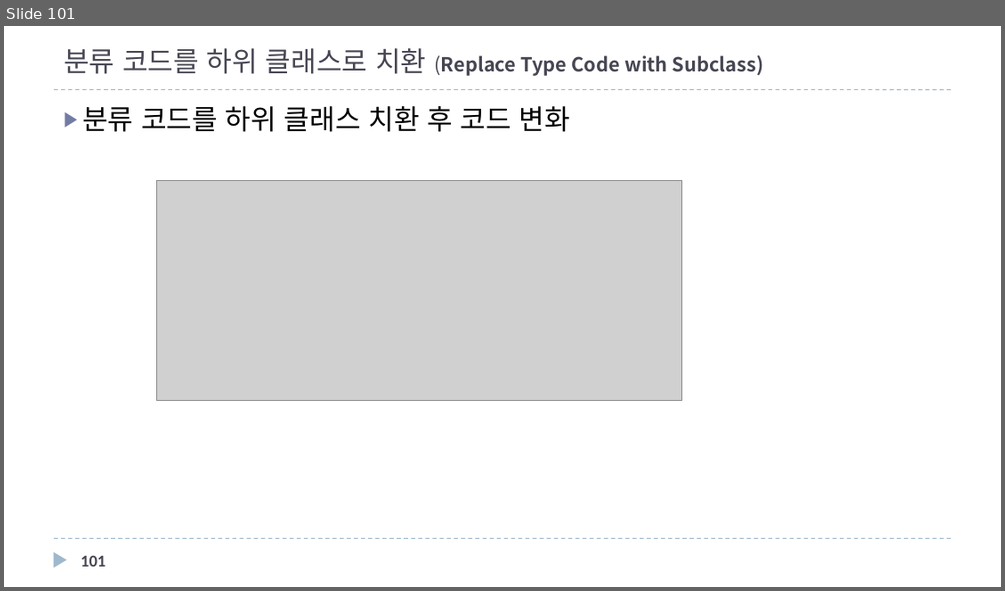
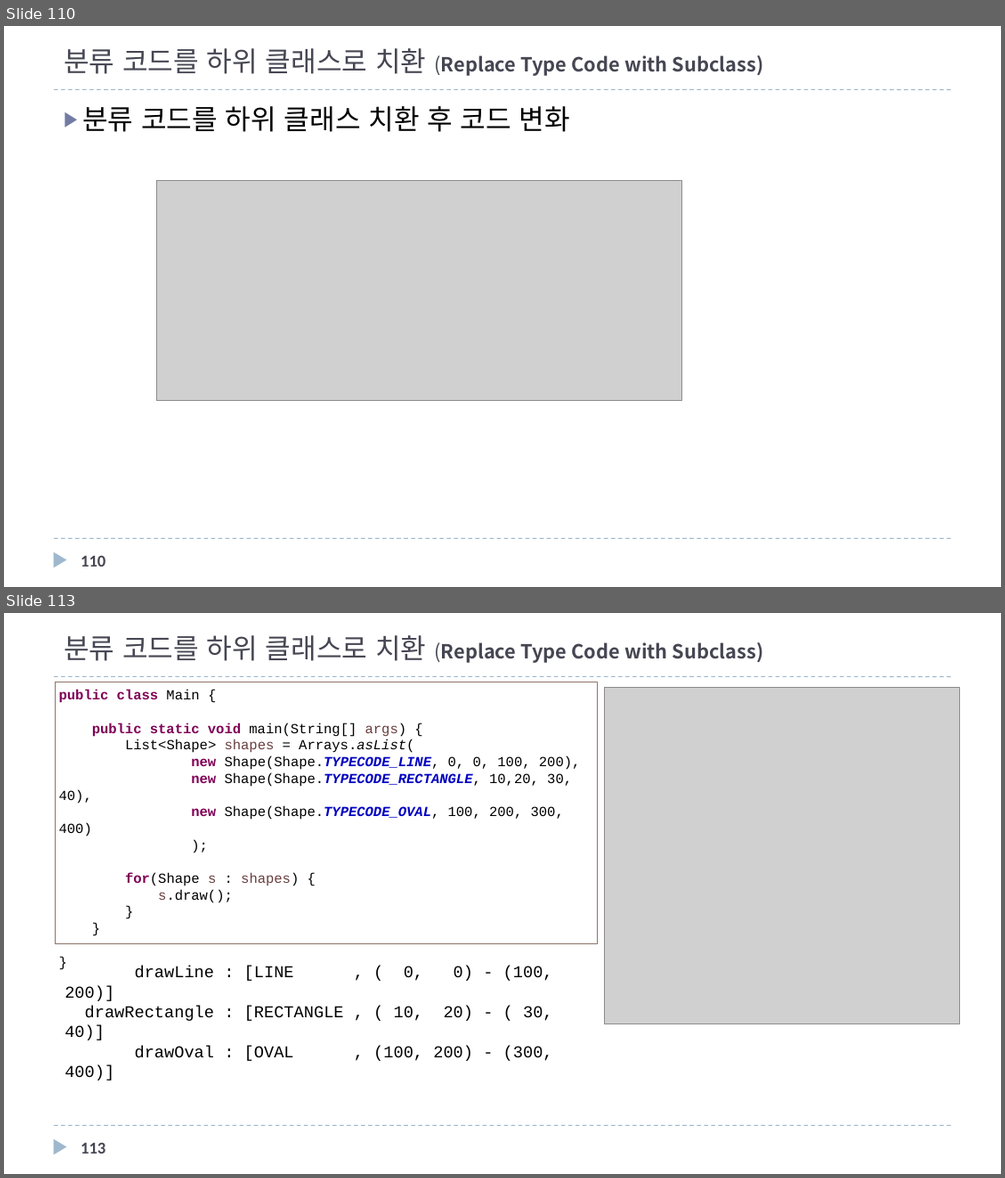
Before and after one commit to mkgungor/refactoring_java, a slide deck: ppt/자바로 배우는 리팩토링 입문3.pptx. Shown one above the other, each under a label of ours: slide 101 before the commit, slides 110 and 113 after it; the slides between them are not shown. The pictures are 1005x591 and 1005x1178 pixels, drawn with LibreOffice and Linux fonts; fonts in the diff are those of the drawing; grey boxes stand for pictures. Boxes give left, top, right and bottom in pixels: in the first picture for what was removed or moved away, otherwise in the second. Text is boxed around its words. In the diff, an @@ line names an element or a change of style, - is before the commit and + after.

```diff
--- a/ppt/자바로 배우는 리팩토링 입문3.pptx
+++ b/ppt/자바로 배우는 리팩토링 입문3.pptx
@@ slide 113 added at bbox=[4, 613, 1001, 1174], background #FFFFFF; not listed: 3 template elements that a slide beside it also shows @@
@@ title added at bbox=[64, 635, 764, 663], 14 pt, text #464653, bold @@
+분류 코드를 하위 클래스로 치환 (Replace Type Code with Subclass)
@@ rectangle added at bbox=[55, 682, 596, 944], fill #FFFFFF, outline #8E736A 0.25 pt, 10 pt, text #000000 @@
+public class Main {
+public static void main(String[] args) {
+List<Shape> shapes = Arrays.asList(
+new Shape(Shape.TYPECODE_LINE, 0, 0, 100, 200),
+new Shape(Shape.TYPECODE_RECTANGLE, 10,20, 30, 40),
+new Shape(Shape.TYPECODE_OVAL, 100, 200, 300, 400)
+);
+for(Shape s : shapes) {
+s.draw();
+}
+}
+}
@@ picture added at bbox=[604, 687, 959, 1023] @@
@@ text added at bbox=[65, 965, 553, 1080], 12 pt, text #000000 @@
+drawLine : [LINE , ( 0, 0) - (100, 200)]
+drawRectangle : [RECTANGLE , ( 10, 20) - ( 30, 40)]
+drawOval : [OVAL , (100, 200) - (300, 400)]
@@ page number added at bbox=[81, 1143, 105, 1153], 12 pt, text #464653, bold @@
+113
@@ what was slide 101 is now slide 110 @@
@@ page number at bbox=[81, 556, 105, 566]: text changed @@
-101
+110
```
Also in this commit, not shown: 6 slides changed, 30 other slides added, 16 other files.
